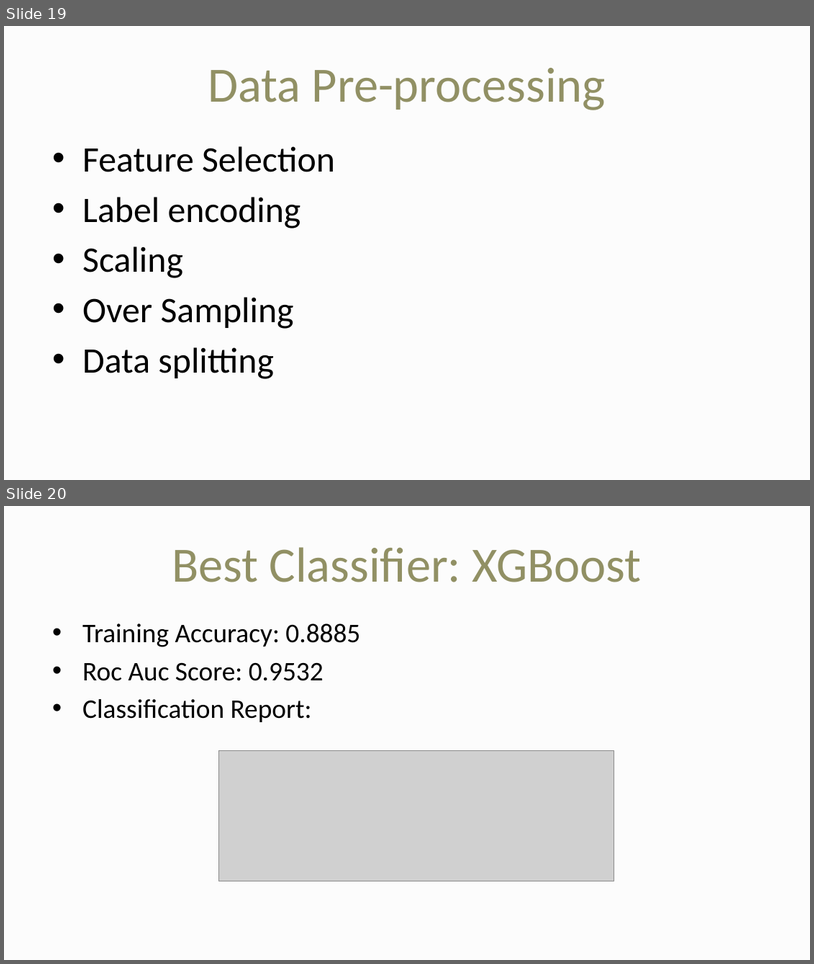
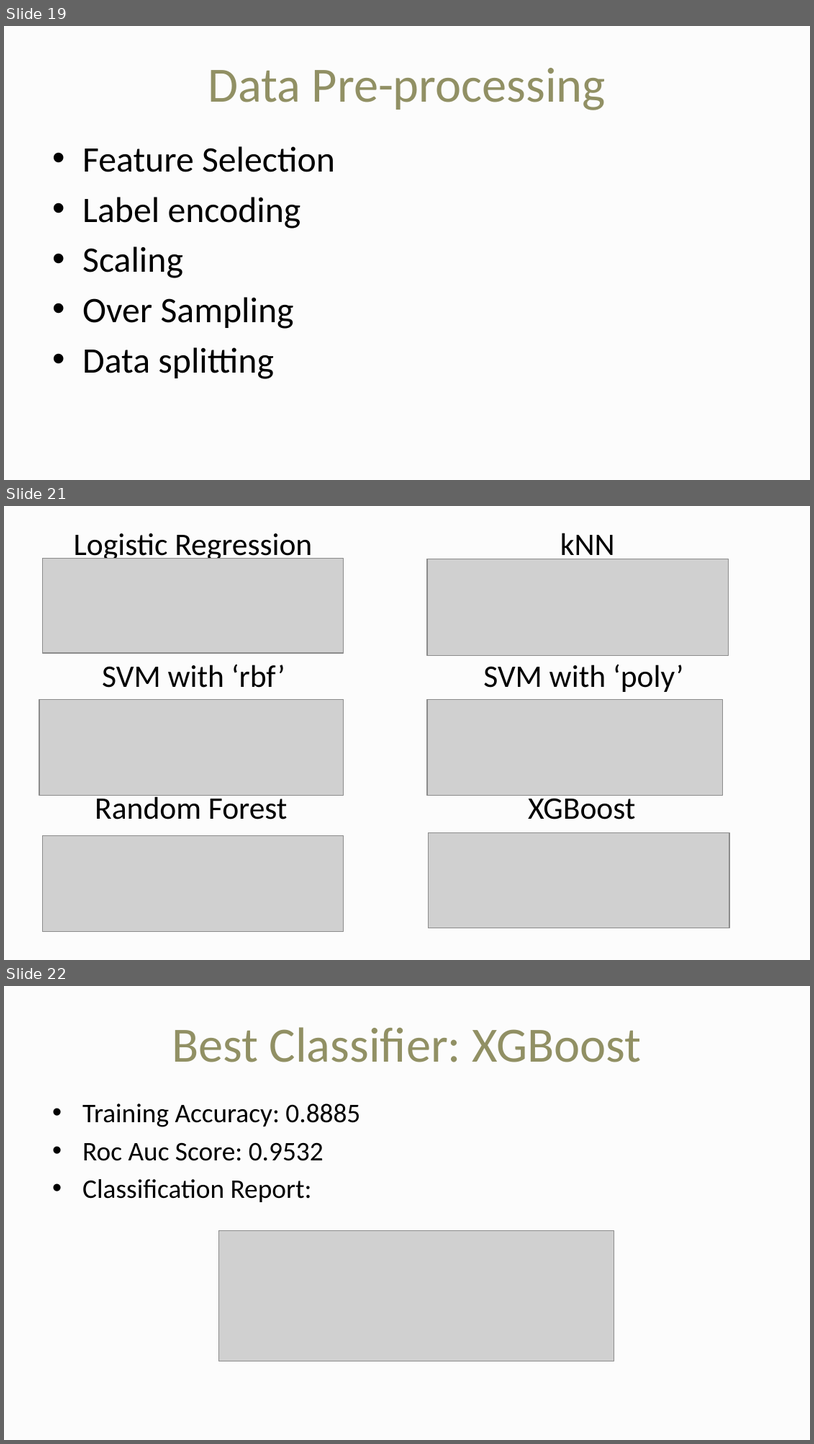
Before and after one commit to vaibhagarwal/Projects, a slide deck: Churn_Analysis/Churn_Analysis_Presentation.pptx. Shown one above the other, each under a label of ours: slides 19 and 20 before the commit, slides 19, 21 and 22 after it; the slides between them are not shown. The pictures are 814x964 and 814x1444 pixels, drawn with LibreOffice and Linux fonts; fonts in the diff are those of the drawing; grey boxes stand for pictures. Boxes give left, top, right and bottom in pixels: in the first picture for what was removed or moved away, otherwise in the second. Text is boxed around its words. In the diff, an @@ line names an element or a change of style, - is before the commit and + after.

```diff
--- a/Churn_Analysis/Churn_Analysis_Presentation.pptx
+++ b/Churn_Analysis/Churn_Analysis_Presentation.pptx
@@ slide 21 added at bbox=[4, 506, 810, 960], background #F2F2F2 at 20% opacity @@
@@ text added at bbox=[74, 533, 684, 819], 28 pt, text #000000 @@
+Logistic Regression kNN
+SVM with ‘rbf’ SVM with ‘poly’
+Random Forest XGBoost
@@ picture added at bbox=[43, 559, 344, 654] @@
@@ picture added at bbox=[427, 559, 729, 656] @@
@@ picture added at bbox=[39, 700, 344, 795] @@
@@ picture added at bbox=[427, 700, 723, 795] @@
@@ picture added at bbox=[43, 836, 344, 932] @@
@@ picture added at bbox=[428, 833, 730, 928] @@
@@ what was slide 20 is now slide 22 @@
```
Also in this commit, not shown: 2 slides changed, 4 other slides added, 2 slides removed, 1 other file.
